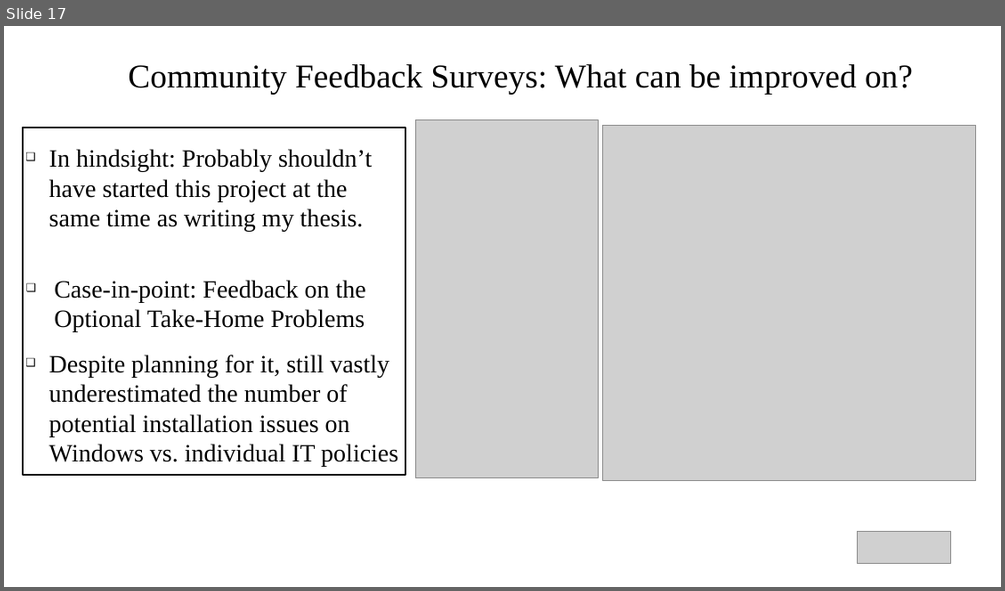
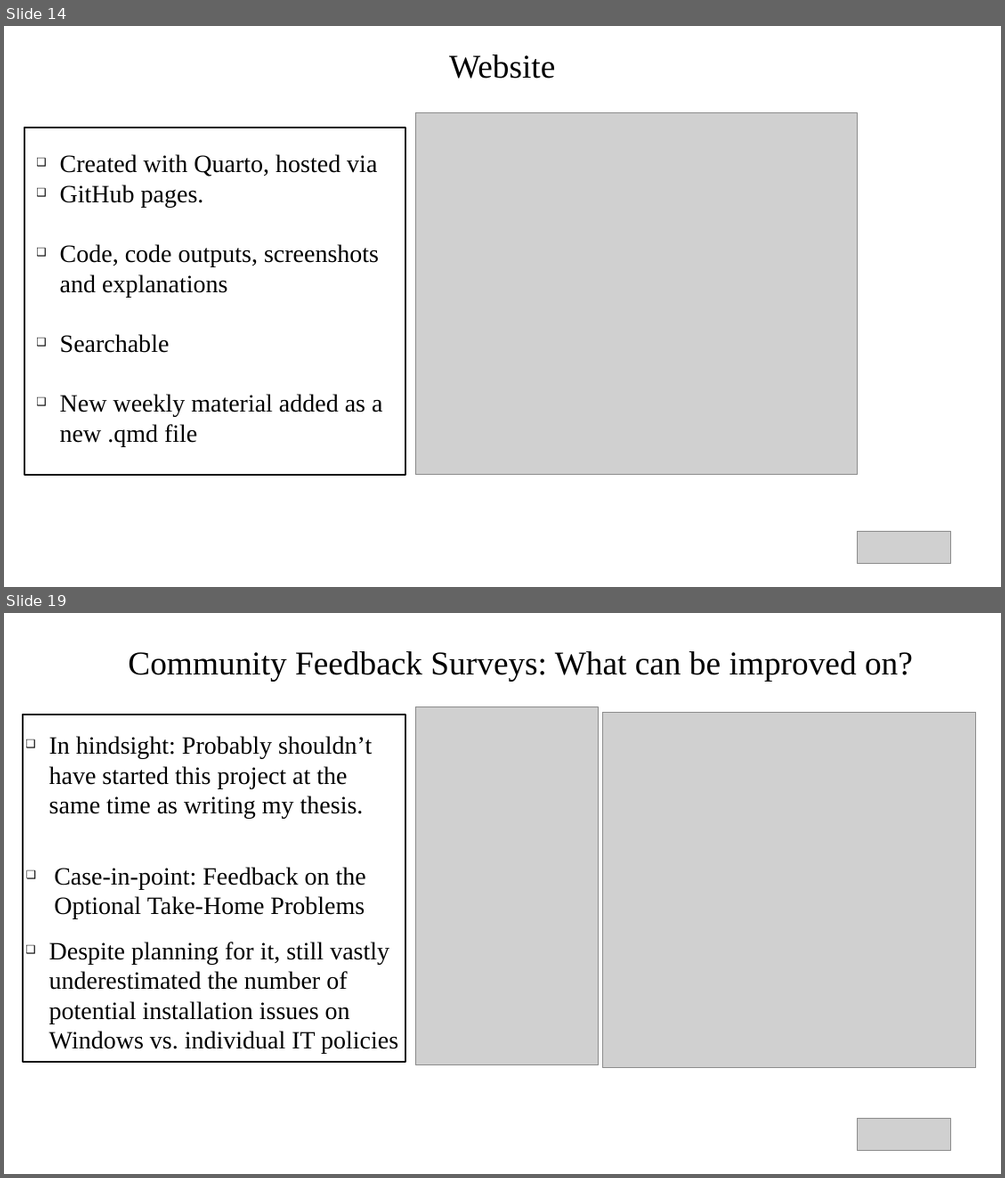
Before and after one commit to DavidRach/CytometryIn_Bioc2026, a slide deck: DavidRach_CytometryInR_BioC2026.pptx. Shown one above the other, each under a label of ours: slide 17 before the commit, slides 14 and 19 after it; the slides between them are not shown. The pictures are 1005x591 and 1005x1178 pixels, drawn with LibreOffice and Linux fonts; fonts in the diff are those of the drawing; grey boxes stand for pictures. Boxes give left, top, right and bottom in pixels: in the first picture for what was removed or moved away, otherwise in the second. Text is boxed around its words. In the diff, an @@ line names an element or a change of style, - is before the commit and + after.

```diff
--- a/DavidRach_CytometryInR_BioC2026.pptx
+++ b/DavidRach_CytometryInR_BioC2026.pptx
@@ slide 14 added at [4,26,1001,587], background #FFFFFF @@
@@ title added at [449,54,555,79], 32 pt, text #000000 @@
+Website
@@ rectangle added at [25,127,405,475], fill #FFFFFF, outline #111111 1.45 pt @@
@@ picture added at [415,112,858,475] @@
@@ text added at [60,154,382,446], 24 pt, text #000000 @@
+❑ Created with Quarto, hosted via
+❑ GitHub pages.
+❑ Code, code outputs, screenshots and explanations
+❑ Searchable
+❑ New weekly material added as a new .qmd file
@@ picture added at [858,531,951,564] @@
@@ what was slide 17 is now slide 19 @@
```
Also in this commit, not shown: 10 slides changed, 6 other slides added, 5 slides removed, 2 other files.
